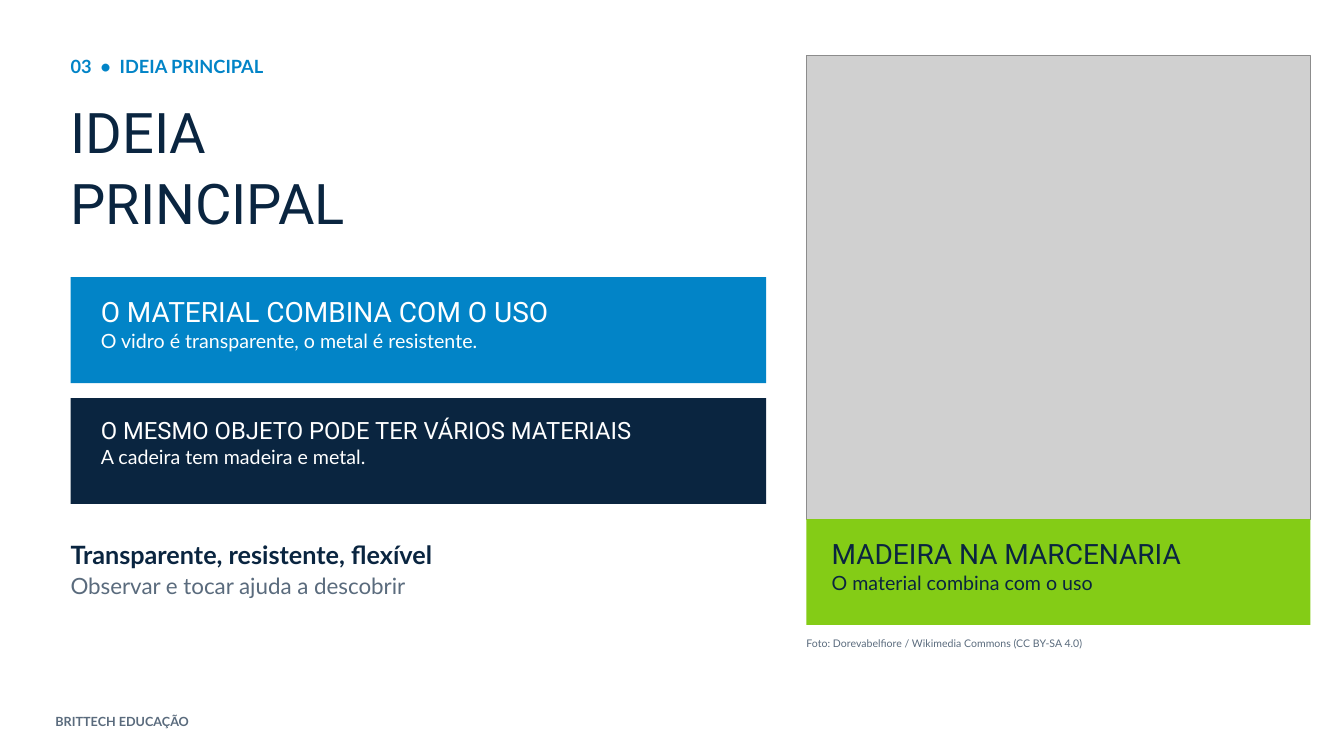
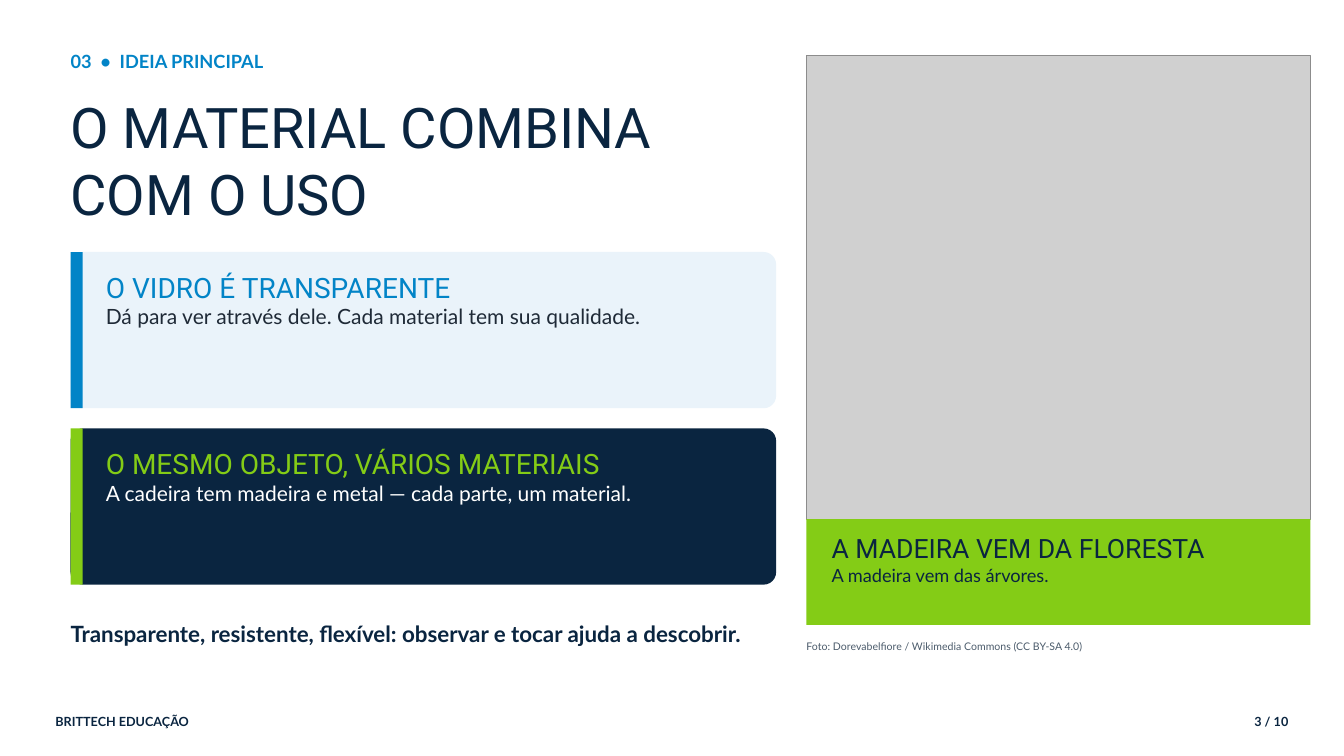
Before and after one commit to thiagollipe-web/brittech-educacao-aulas, a slide deck: slide 3 of fundamental-1/ciencias-2ano-materiais-objetos.pptx. Drawn at 1344x756 pixels with LibreOffice and Linux fonts; fonts in the diff are those of the drawing; grey boxes stand for pictures. Boxes give left, top, right and bottom in pixels: in the first picture for what was removed or moved away, otherwise in the second. Text is boxed around its words. In the diff, an @@ line names an element or a change of style, - is before the commit and + after.

Commit message:
Biblioteca: PPTs v2 corrigidos — Fundamental 1 parte 1 (21 aulas)

```diff
--- a/fundamental-1/ciencias-2ano-materiais-objetos.pptx
+++ b/fundamental-1/ciencias-2ano-materiais-objetos.pptx
@@ text "03 • IDEIA PRINCIPAL" at [71,54,263,68]: less space between paragraphs @@
@@ text at [71,107,652,216]: text changed; size 14 to 40 pt; font Lato to Roboto @@
-MADEIRA NA MARCENARIA
-O material combina com o uso
+O MATERIAL COMBINA
+COM O USO
@@ text removed at [71,113,345,225] @@
-IDEIA
-PRINCIPAL
@@ rounded rectangle added at [71,252,776,408], fill #EAF3FA @@
@@ rectangle added at [71,252,83,408], fill #0284C7 @@
@@ rectangle removed at [71,277,766,383] @@
@@ text at [106,272,640,328]: text changed; size 14 to 15 pt; text colour #FFFFFF to #1F2A37 @@
-O MATERIAL COMBINA COM O USO
-O vidro é transparente, o metal é resistente.
+O VIDRO É TRANSPARENTE
+Dá para ver através dele. Cada material tem sua qualidade.
@@ rectangle removed at [71,398,766,504] @@
@@ rounded rectangle added at [71,429,776,585], fill #0A2540 @@
@@ rectangle added at [71,429,83,585], fill #84CC16 @@
@@ text at [106,448,631,505]: text changed; size 17 to 15 pt; font Roboto to Lato @@
-O MESMO OBJETO PODE TER VÁRIOS MATERIAIS
-A cadeira tem madeira e metal.
+O MESMO OBJETO, VÁRIOS MATERIAIS
+A cadeira tem madeira e metal — cada parte, um material.
@@ text added at [832,539,1205,582], 13 pt, text #0A2540 @@
+A MADEIRA VEM DA FLORESTA
+A madeira vem das árvores.
@@ text at [71,625,740,646]: text changed; size 18 to 16 pt @@
-Transparente, resistente, flexível
-Observar e tocar ajuda a descobrir
+Transparente, resistente, flexível: observar e tocar ajuda a descobrir.
@@ text "Foto: Dorevabelfiore / Wikimedia Commons ..." at [806,642,1083,652]: text colour #5A6B7D to #4B5B6B; less space between paragraphs @@
@@ text "BRITTECH EDUCAÇÃO" at [55,715,189,729]: text colour #5A6B7D to #0A2540; less space between paragraphs @@
@@ text added at [1254,716,1289,726], 9 pt, text #0A2540, bold @@
+3 / 10
```
Also in this commit, not shown: 4 other slides changed, 5 slides added, 3 slides removed, 4 other files.
